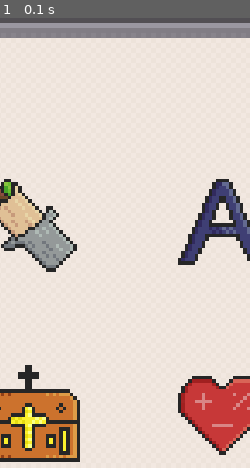
Above: before the commit, frame 1.
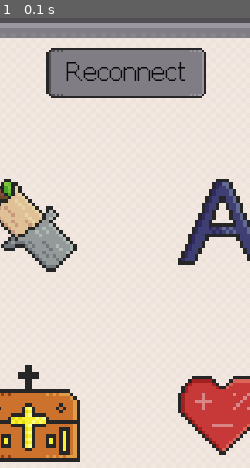
Above: after the commit, the same moment.

Repository: MichalRybecky/JAKP
Game: pygame game, started from main.py
Two runs of this game, one before a commit and one after it. Both use one fixed random seed, a clock stepped at 60 frames per second and the inputs below.
Inputs:
- Up to frame 1 (0.1 s): no input
The pictures show only the part of the screen within x 25-75%, y 0-50%; the shares and areas given below are measured in that part.

The runs differ from the first frame. In frame 1, 7.1% of the frame differs, in the area x 18-83%, y 6-18%.

Commit message:
No internet je kompletne funkcna vec aj s reconnect tlacitkom

Diff:
--- a/main.py
+++ b/main.py
@@ -22,6 +22,14 @@
 pygame.display.set_icon(ICON)
 
 
+def connect() -> bool:
+    """
+    Vracia boolean, ci je uzivatel pripojeny na internet
+    """
+    print("Connecting...")
+    return connection_check()
+
+
 def main():
     run = True
     click = False
@@ -32,7 +40,11 @@
     WIN.blit(BG_LOADING, (0, 0))
     pygame.display.update()
 
-    internet = connection_check()
+    internet = connect()
+    if internet:
+        print("Connection established")
+    else:
+        print("Connection failed")
 
     # BUTTONS INITIALIZATION
     B_KEBAB = pygame.Rect((WIDTH_H - ICON_SIZE_H) // 2, HEIGHT_H // 3, ICON_SIZE, ICON_SIZE)
@@ -45,14 +57,19 @@
     B_STOCKS = pygame.Rect((WIDTH_H - ICON_SIZE_H) // 2 * 3, HEIGHT_H * 3 // 2 + 40, ICON_SIZE, ICON_SIZE)
     B_X = pygame.Rect(20, 20, 60, 60)
     B_MENU = pygame.Rect(WIDTH - 60 - 20, 20, 60, 60)
+    if not internet:
+        B_RECONNECT = pygame.Rect(WIDTH_H - 80, 30, 160, 50)
+        label_no_internet = BIG_FONT.render("No internet connection", 1, (255, 0, 0))
+        label_reconnect = MAIN_FONT.render("Reconnect", 1, FONT_COLOR)
 
-    # LABELS
-    label_no_internet = BIG_FONT.render("No internet connection", 1, (255, 0, 0))
 
     # main app loop
     while run:
         pos_x, pos_y = pygame.mouse.get_pos()
         WIN.blit(BG, (0, 0))
+        if not internet:
+            WIN.blit(BUTTON, (WIDTH_H - 80, 30))
+            WIN.blit(label_reconnect, (WIDTH_H - 60, 40))
 
         # BLITING ICONS
         WIN.blit(KEBAB, ((WIDTH_H - ICON_SIZE_H) // 2, HEIGHT_H // 3))
@@ -102,6 +119,9 @@
                 print("MENU")
             elif B_X.collidepoint(pos_x, pos_y) and exit_cooldown == 0:
                 run = False
+            if not internet:
+                if B_RECONNECT.collidepoint(pos_x, pos_y):
+                    internet = connect()
 
         for event in pygame.event.get():
             if event.type == pygame.QUIT:
